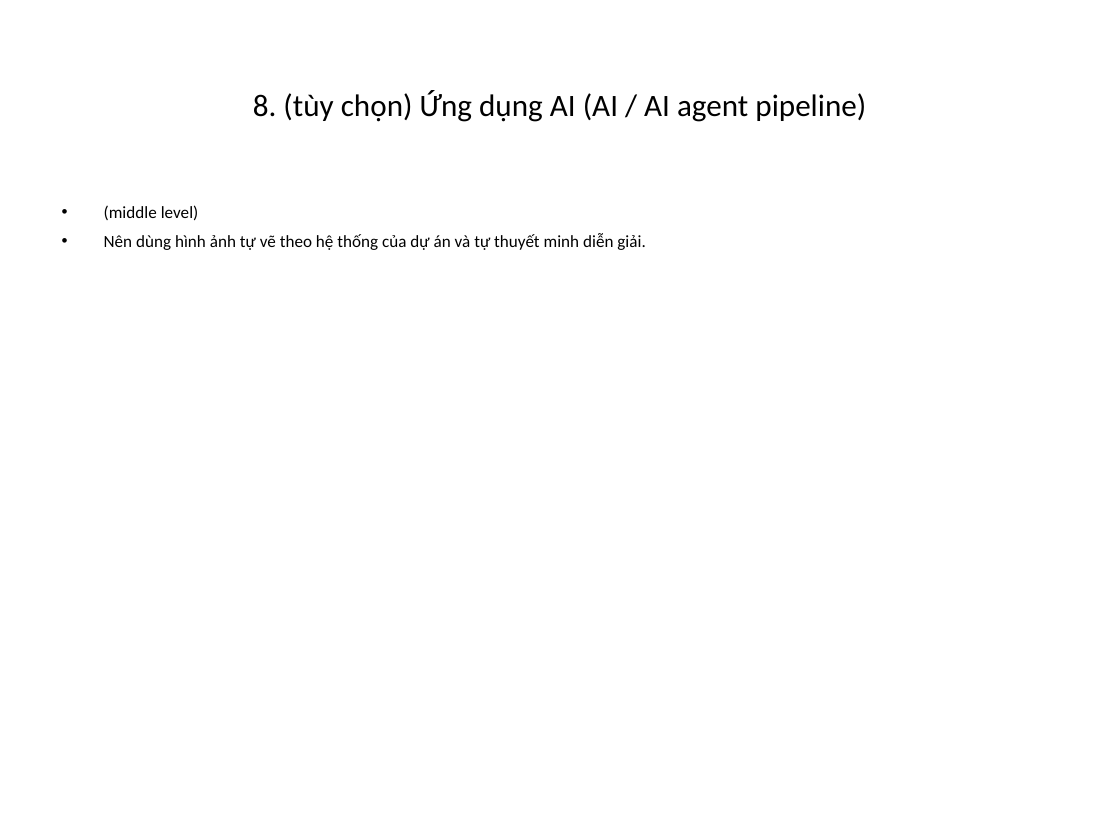
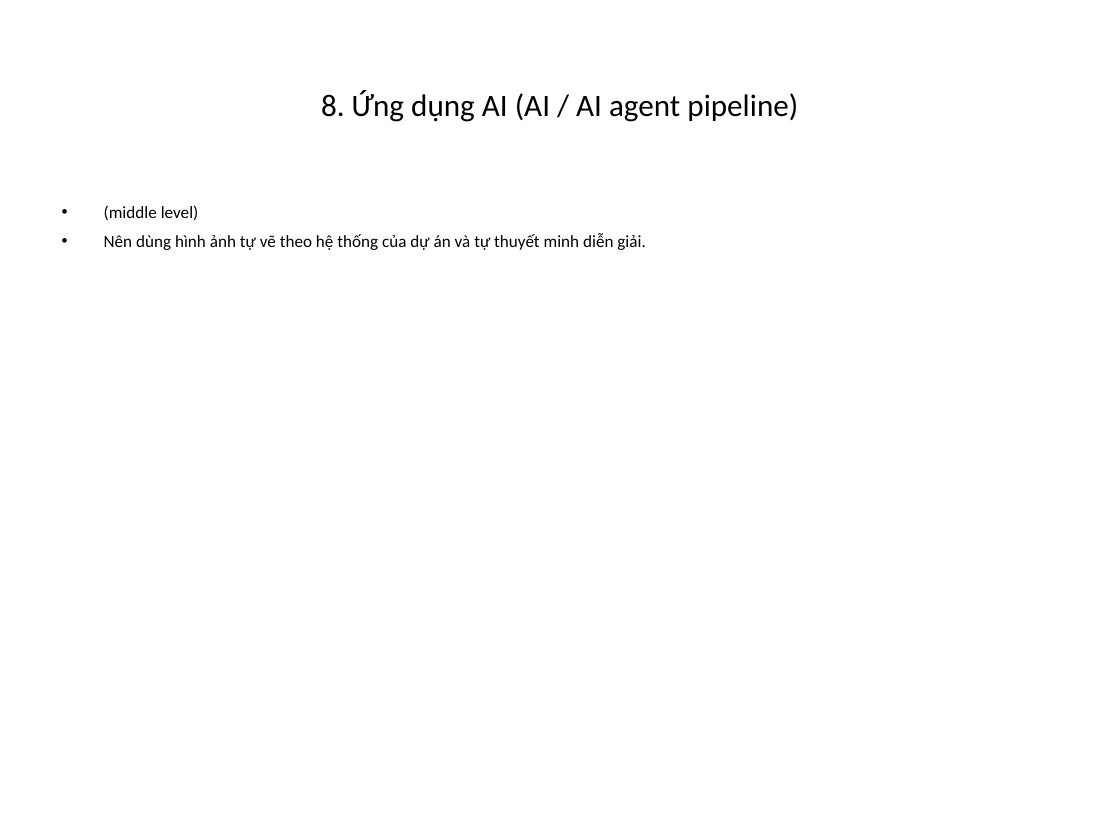
Before and after one commit to foxxiee04/Cab-Booking-System-Project, a slide deck: slide 26 of docs/Thesis-FoxGo-BaoCao.pptx (slide 25 before the commit). Drawn at 1120x840 pixels with LibreOffice and Linux fonts; fonts in the diff are those of the drawing. Boxes give left, top, right and bottom in pixels: in the first picture for what was removed or moved away, otherwise in the second. Text is boxed around its words. In the diff, an @@ line names an element or a change of style, - is before the commit and + after.

```diff
--- a/docs/Thesis-FoxGo-BaoCao.pptx
+++ b/docs/Thesis-FoxGo-BaoCao.pptx
@@ title at box(321, 90, 798, 122): text changed @@
-8. (tùy chọn) Ứng dụng AI (AI / AI agent pipeline)
+8. Ứng dụng AI (AI / AI agent pipeline)
```
Also in this commit, not shown: 13 other slides changed, 2 slides added, 2 slides removed, 7 other files.
